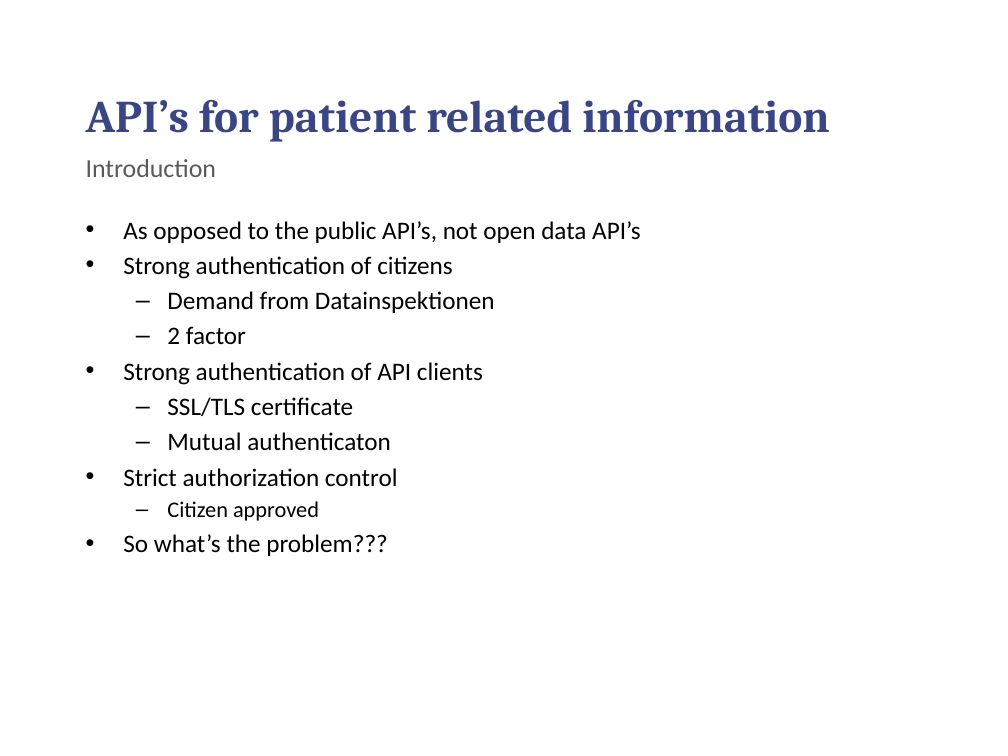
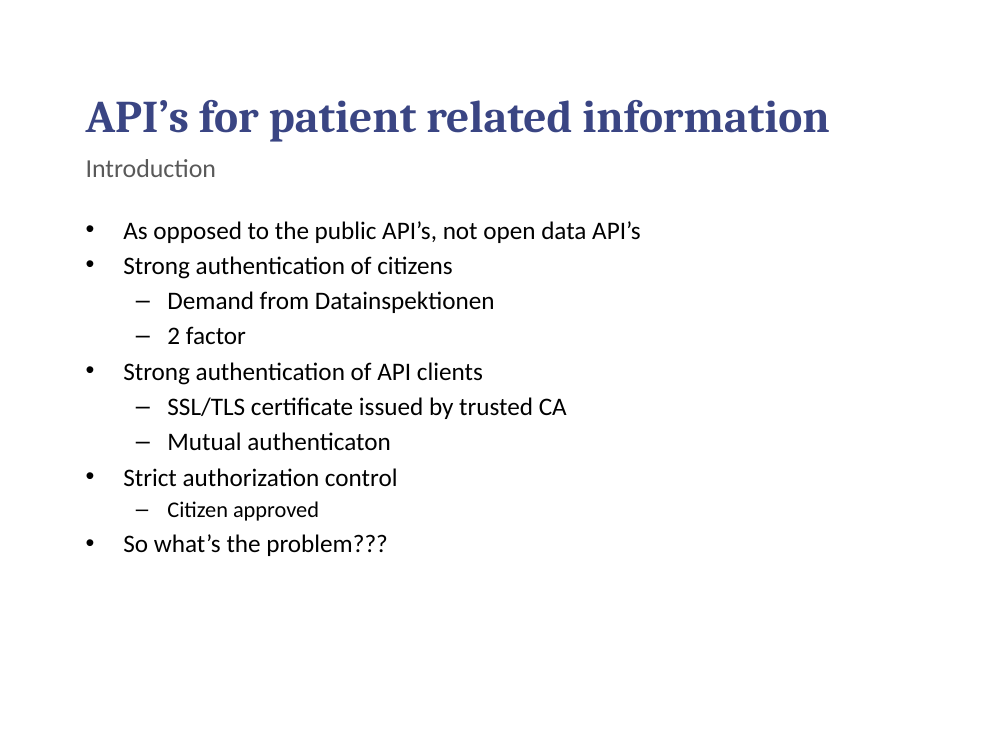
Before and after one commit to chilmers/cadec-healthcare-api-tutorial, a slide deck: slide 10 of Cadec-vårdens-apier.pptx. Drawn at 1008x756 pixels with LibreOffice and Linux fonts; fonts in the diff are those of the drawing; background and template pictures are left out. Boxes give left, top, right and bottom in pixels: in the first picture for what was removed or moved away, otherwise in the second. Text is boxed around its words. In the diff, an @@ line names an element or a change of style, - is before the commit and + after.

```diff
--- a/Cadec-vårdens-apier.pptx
+++ b/Cadec-vårdens-apier.pptx
@@ text at box(167, 397, 567, 419): text changed @@
-  – SSL/TLS certificate
+  – SSL/TLS certificate issued by trusted CA
```
Also in this commit, not shown: 1 other slide changed, 3 slides added.
